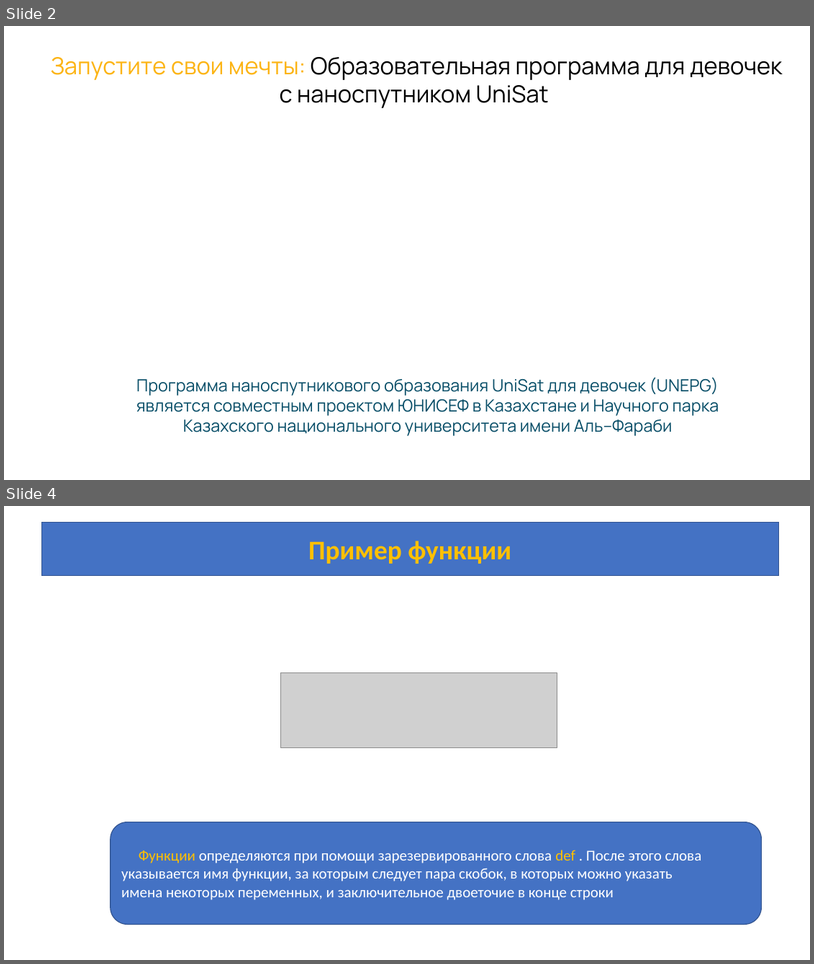
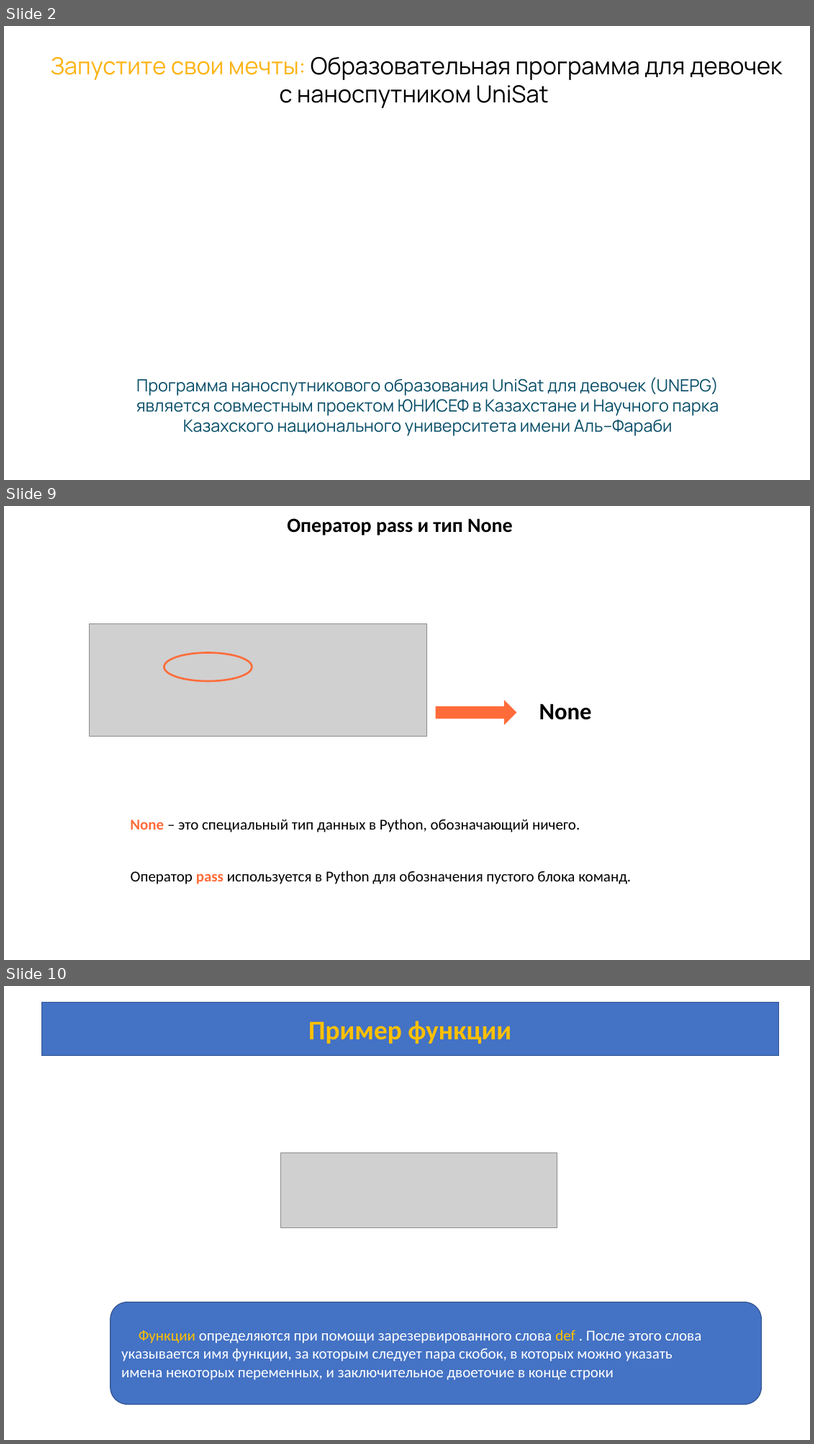
Before and after one commit to azamat7087/python_lessons_ver.2, a slide deck: lesson 5/Lesson_5.pptx. Shown one above the other, each under a label of ours: slides 2 and 4 before the commit, slides 2, 9 and 10 after it; the slides between them are not shown. The pictures are 814x964 and 814x1444 pixels, drawn with LibreOffice and Linux fonts; fonts in the diff are those of the drawing; grey boxes stand for pictures; background and template pictures are left out. Boxes give left, top, right and bottom in pixels: in the first picture for what was removed or moved away, otherwise in the second. Text is boxed around its words. In the diff, an @@ line names an element or a change of style, - is before the commit and + after.

```diff
--- a/lesson 5/Lesson_5.pptx
+++ b/lesson 5/Lesson_5.pptx
@@ slide 9 added at (4,506,810,960), background #FFFFFF @@
@@ text added at (287,518,513,536), 24 pt, text #000000, bold @@
+Оператор pass и тип None
@@ picture added at (89,624,427,736) @@
@@ ellipse added at (165,652,252,681), outline #FF6C3A 2.25 pt @@
@@ right arrow added at (437,701,517,723), fill #FF6C3A, outline #FF6C3A 1 pt @@
@@ text added at (540,703,592,720), 28 pt, text #000000, bold @@
+None
@@ text added at (130,818,580,832), 18 pt, text #000000 @@
+None – это специальный тип данных в Python, обозначающий ничего.
@@ text added at (131,870,631,884), 18 pt, text #000000 @@
+Оператор pass используется в Python для обозначения пустого блока команд.
@@ what was slide 4 is now slide 10 @@
```
Also in this commit, not shown: 5 slides changed, 5 other slides added.
